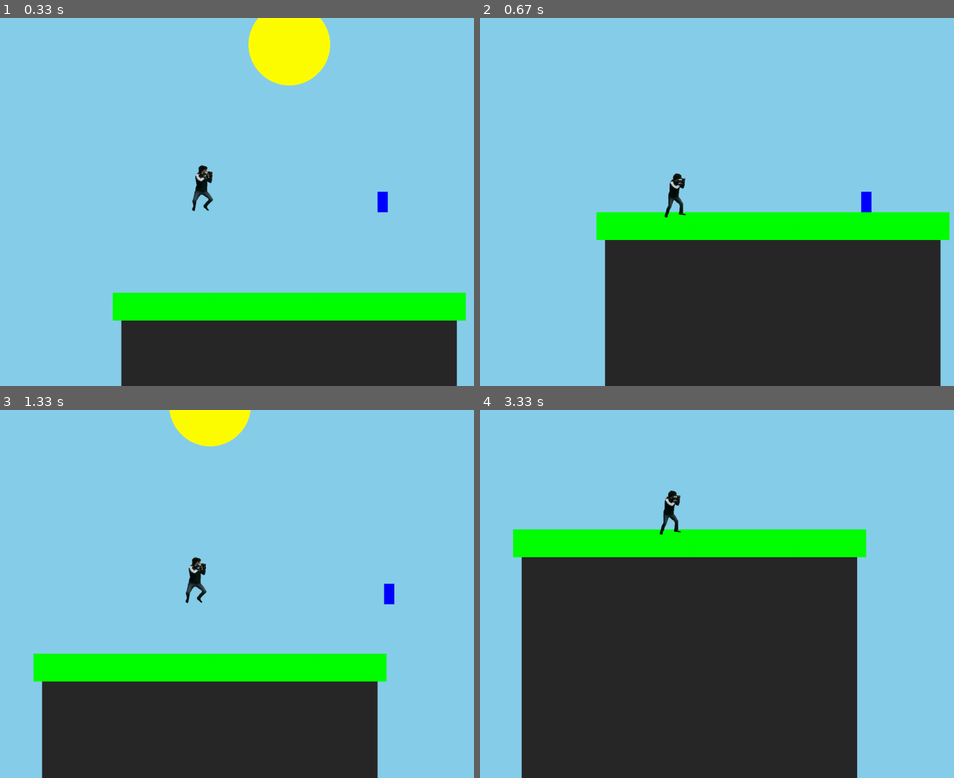
Above: before the commit, frames 1-4 (two rows, left to right).
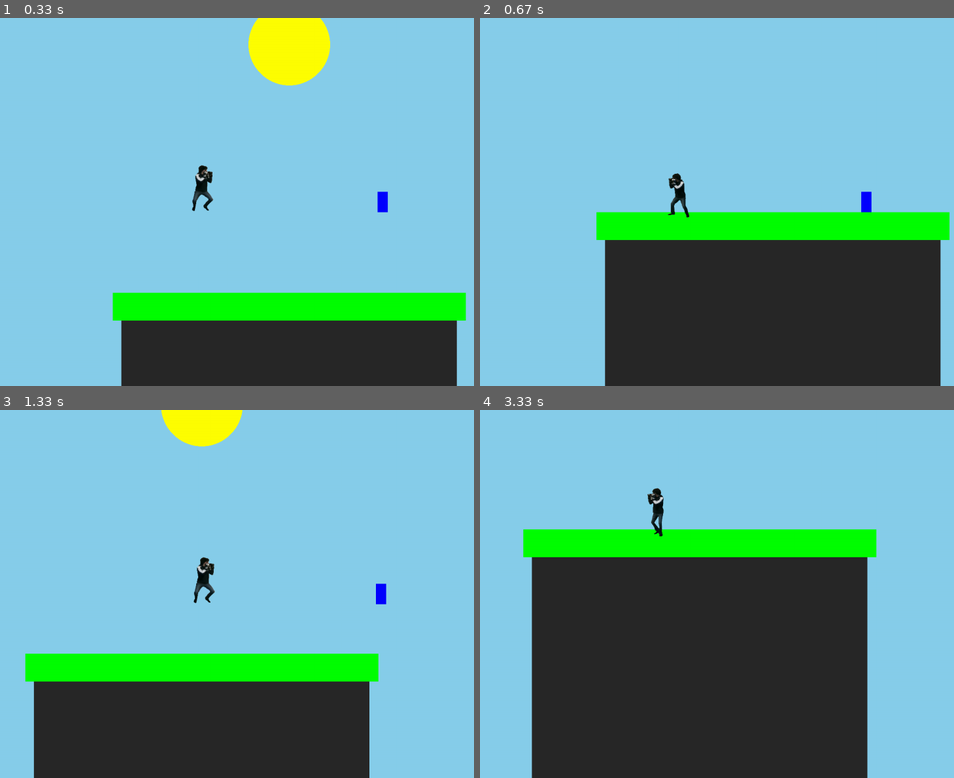
Above: after the commit, the same moments.

Repository: Isaac-Muscat/Pygame-Smash-Bros-Platformer
Game: pygame game, started from src/main.py
The game is run twice, just before and just after one commit, with the same random seed, the same clock (stepped at 60 frames per second) and the same inputs.
Inputs:
- Up to frame 1 (0.33 s): no input
- Up to frame 2 (0.67 s): tap A at 0.33 s
- Up to frame 3 (1.33 s): hold Right 0.67-1.13 s; hold D 0.67-1.13 s; hold Up from 1.17 s (still down); hold W from 1.17 s (still down)
- Up to frame 4 (3.33 s): release Up at 1.47 s; release W at 1.47 s; hold Right 1.5-1.97 s; hold D 1.5-1.97 s; hold Left 2-2.53 s; hold A 2-2.53 s; hold Down 2.57-2.87 s; hold S 2.57-2.87 s; hold Left 2.9-3.3 s; hold A 2.9-3.3 s

Frame 1 is identical in both runs. In frame 2, 0.3% of the frame differs, in the area x 38-45%, y 42-55%; in frame 3, 2.3%; in frame 4, 3.6%, in the area x 6-84%, y 21-100%.

Commit message:
Organized sprites and player class.

Diff:
--- a/src/gameobjects/obstacles/obstacles.py
+++ b/src/gameobjects/obstacles/obstacles.py
@@ -1,29 +1,38 @@
+import pygame
+
 from physics.collider2 import BoxCollider2
 
+
 class Obstacle(BoxCollider2):
-    def __init__(self, x1, y1, x2, y2):
+    def __init__(self, x1, y1, x2, y2, color):
         super().__init__(x1, y1, x2, y2)
+        self.color = color
 
     def player_collided_from_top(self, player):
         if player.velocity.y > 0 and not player.collider.p2.x < self.p1.x and not player.collider.p1.x > self.p2.x and self.p1.y <= player.collider.p2.y:
-            if player.prev_collider.p2.y <= self.p1.y and (self.p1.x < player.prev_collider.p1.x < self.p2.x or self.p1.x < player.prev_collider.p2.x < self.p2.x):
+            if player.prev_collider.p2.y <= self.p1.y and (
+                    self.p1.x < player.prev_collider.p1.x < self.p2.x or self.p1.x < player.prev_collider.p2.x < self.p2.x):
                 return True
         return False
 
     # TODO use prev_collider
     def player_collided_from_bottom(self, player):
-        if player.velocity.y<0 and not player.collider.p2.x < self.p1.x and not player.collider.p1.x > self.p2.x and player.collider.p1.y > self.p2.y > player.collider.p2.y:
+        if player.velocity.y < 0 and not player.collider.p2.x < self.p1.x and not player.collider.p1.x > self.p2.x and player.collider.p1.y > self.p2.y > player.collider.p2.y:
             return True
         return False
 
     # TODO use prev_collider
     def player_collided_from_left(self, player):
-        if player.velocity.x>0 and player.collider.p2.x > self.p1.x > player.collider.p1.x and self.p1.y:
+        if player.velocity.x > 0 and player.collider.p2.x > self.p1.x > player.collider.p1.x and self.p1.y:
             return True
         return False
 
     # TODO use prev_collider
     def player_collided_from_right(self, player):
-        if player.velocity.x<0 and not player.collider.p2.x < self.p1.x and not player.collider.p1.x > self.p2.x and player.collider.p1.y < self.p1.y < player.collider.p2.y:
+        if player.velocity.x < 0 and not player.collider.p2.x < self.p1.x and not player.collider.p1.x > self.p2.x and player.collider.p1.y < self.p1.y < player.collider.p2.y:
             return True
         return False
+
+    def draw_collider(self, screen):
+        pygame.draw.rect(screen, self.color,
+                         pygame.Rect(self.p1.x, self.p1.y, self.p2.x - self.p1.x, self.p2.y - self.p1.y))
--- a/src/gameobjects/obstacles/platform.py
+++ b/src/gameobjects/obstacles/platform.py
@@ -1,6 +1,20 @@
-from gameobjects.obstacles.obstacles import Obstacle
+from obstacles import Obstacle
 
 
 class Platform(Obstacle):
-    def __init__(self, x1, y1, x2, y2):
-        super().__init__(int(x1), int(y1), int(x2), int(y2))
+    def __init__(self, x1, y1, x2, y2, color):
+        super().__init__(int(x1), int(y1), int(x2), int(y2), color)
+
+    def handle_player_collision(self, player, time):
+        if self.player_collided_from_top(player):
+            player.jumps_left = player.jumps
+            player.velocity.y = 0
+            player.position.y = self.p1.y - player.collider.height
+            player.grounded = True
+
+        elif player.velocity.y < player.max_fallspeed:
+            player.add_gravity(player.gravity_coef)
+
+        player.add_friction(player.friction_coef)
+        player.add_drag(player.drag_coef)
+        player.update(time)
--- a/src/gameobjects/obstacles/wall.py
+++ b/src/gameobjects/obstacles/wall.py
@@ -1,6 +1,15 @@
-from gameobjects.obstacles.obstacles import Obstacle
+import pygame
+
+from obstacles import Obstacle
 
 
 class Wall(Obstacle):
-    def __init__(self, x1, y1, x2, y2):
-        super().__init__(int(x1), int(y1), int(x2), int(y2))
+    def __init__(self, x1, y1, x2, y2, color):
+        super().__init__(int(x1), int(y1), int(x2), int(y2), color)
+
+    def handle_player_collision(self, player, time):
+        pass
+
+    def draw_collider(self, screen):
+        pygame.draw.rect(screen, self.color,
+                         pygame.Rect(self.p1.x, self.p1.y, self.p2.x - self.p1.x, self.p2.y - self.p1.y))
--- a/src/gameobjects/players/isaac.py
+++ b/src/gameobjects/players/isaac.py
@@ -1,10 +1,34 @@
-from gameobjects.players.player import Player
+from player import Player
+import physics.vector2 as vec
 import settings as s
+import pygame
+
 
 class Isaac(Player):
     def __init__(self, x, y):
         super().__init__(x, y)
 
+    def process_inputs(self, event_keys, keys):
+        for key in event_keys:
+            if key == pygame.K_UP and self.jumps_left > 1 and self.frames_in_tumble == 0:
+                self.jumps_left -= 1
+                self.velocity.y = 0
+                self.add_force(self.jump_force)
+
+            if key == pygame.K_DOWN and self.frames_in_tumble == 0:
+                self.velocity.y = 0
+                self.add_force(vec.multiply(self.jump_force, -0.5))
+
+        if keys[pygame.K_LEFT] and self.velocity.x > -self.max_runspeed and self.frames_in_tumble == 0:
+            run_force = vec.multiply(self.run_force, -1)
+            self.add_force(run_force)
+            self.direction_facing = -1
+
+        if keys[pygame.K_RIGHT] and self.velocity.x < self.max_runspeed and self.frames_in_tumble == 0:
+            run_force = self.run_force
+            self.add_force(run_force)
+            self.direction_facing = 1
+
     def draw(self, screen):
         # TODO sprite stuff here
         self.collider.draw_collider(screen, s.BLUE)
--- a/src/gameobjects/players/jonah.py
+++ b/src/gameobjects/players/jonah.py
@@ -1,39 +1,62 @@
-from gameobjects.players.player import Player
+from player import Player
+import physics.vector2 as vec
 import pygame
-import settings as s
-import physics.vector2
-import math
-import time
-import threading
 
 
 class Jonah(Player):
     def __init__(self, x, y):
         super().__init__(x, y)
-        self.framecount = 0
-        self.frame1 = 10
-        self.frame2 = 20
+        self.sprites = {'jump':pygame.image.load("sprites/Jonah/jump1.png"),
+                        'walk':[pygame.image.load("sprites/Jonah/walk2.png"), pygame.image.load("sprites/Jonah/stand1.png")],
+                        'stand':pygame.image.load("sprites/Jonah/stand1.png")}
+
+        self.frame_count = 0
+        self.time_between_frames = 10
+
+    def process_inputs(self, event_keys, keys):
+        for key in event_keys:
+            if key == pygame.K_w and self.jumps_left > 1 and self.frames_in_tumble == 0:
+                self.jumps_left -= 1
+                self.velocity.y = 0
+                self.add_force(self.jump_force)
+                self.grounded = False
+
+            if key == pygame.K_s and self.frames_in_tumble == 0:
+                self.velocity.y = 0
+                self.add_force(vec.multiply(self.jump_force, -0.5))
+
+        if keys[pygame.K_a] and self.velocity.x > -self.max_runspeed and self.frames_in_tumble == 0:
+            if self.velocity.x>0 and self.grounded:
+                run_force = vec.multiply(self.run_force, -5)
+            else:
+                run_force = vec.multiply(self.run_force, -1)
+            self.add_force(run_force)
+            self.direction_facing = -1
+
+        if keys[pygame.K_d] and self.velocity.x < self.max_runspeed and self.frames_in_tumble == 0:
+            if self.velocity.x < 0 and self.grounded:
+                run_force = vec.multiply(self.run_force, 5)
+            else:
+                run_force = self.run_force
+            self.add_force(run_force)
+            self.direction_facing = 1
 
     def draw(self, screen):
-
-        if self.position.y < 690:
-            self.image = pygame.image.load("Sprites/Jonah/R/jump1.png")
-
+        # In the air
+        if not self.grounded:
+            self.image = self.sprites['jump']
+        # Walking
         elif round(self.velocity.x, 1) != 0:
-            self.framecount += 1
-            if self.framecount <= self.frame1:
-                self.image = pygame.image.load("Sprites/Jonah/R/walk2.png")
-
-            elif self.frame1 <= self.framecount <= self.frame2:
-                self.image = pygame.image.load("Sprites/Jonah/R/stand1.png")
-                if self.framecount == self.frame2:
-                    self.framecount = 0
-
+            self.image = self.sprites['walk'][self.frame_count//self.time_between_frames]
+            self.frame_count += 1
+            if self.frame_count >= self.time_between_frames*len(self.sprites['walk']):
+                self.frame_count = 0
+        # Stationary
         else:
-            self.image = pygame.image.load("Sprites/Jonah/R/stand1.png")
-
+            self.image = self.sprites['stand']
 
         self.image = pygame.transform.scale(self.image, (150, 150))
+        # Change direction of sprites
         if self.direction_facing == -1:
             self.image = pygame.transform.flip(self.image, True, False)
         screen.blit(self.image, [self.position.x - 75, self.position.y - 75])
--- a/src/gameobjects/players/player.py
+++ b/src/gameobjects/players/player.py
@@ -1,7 +1,6 @@
 from physics.rigidbody import Rigidbody
 from physics.collider2 import BoxCollider2
 import settings as s
-import physics.vector2 as vec
 from physics.vector2 import Vector2
 
 
@@ -25,14 +24,15 @@
 
         self.frames_in_tumble = 0
         self.direction_facing = 1  # 1 for player facing right and -1 for player facing left
+        self.grounded = False      # True if player is on ground and False if in the air
+        self.dash_num = 0
 
         self.size = (width, height)
         self.collider = BoxCollider2(self.position.x, self.position.y, self.position.x + self.size[0],
                                      self.position.y + self.size[1])
         self.prev_collider = self.collider.clone()
-        self.sprite = 'sprite path stuff'
 
-    def draw(self):
+    def draw(self, screen):
         print("You did not override this in the child class.")
 
     def update(self, time):
--- a/src/physics/collider2.py
+++ b/src/physics/collider2.py
@@ -1,5 +1,5 @@
-from physics.vector2 import Vector2
-import physics.vector2 as vec
+from vector2 import Vector2
+import vector2 as vec
 import pygame
 
 
--- a/src/physics/rigidbody.py
+++ b/src/physics/rigidbody.py
@@ -1,5 +1,5 @@
-import physics.vector2 as vec
-from physics.vector2 import Vector2
+import vector2 as vec
+from vector2 import Vector2
 
 
 class Rigidbody(object):
--- a/src/scenes.py
+++ b/src/scenes.py
@@ -8,7 +8,6 @@
 import gameobjects.players.isaac as i
 from physics.collider2 import CircleCollider2, BoxCollider2
 import physics.vector2 as vec
-
 
 
 class Scene(object):
@@ -91,110 +90,56 @@
     def __init__(self):
         super().__init__()
         map_multiplier = 1.5
-        self.map_s = (int(s.s_s[0]*map_multiplier), int(s.s_s[1]*map_multiplier))
-
+        self.map_s = (int(s.s_s[0] * map_multiplier), int(s.s_s[1] * map_multiplier))
+        self.offset = ((self.map_s[0] - s.s_s[0]) / 2, (self.map_s[1] - s.s_s[1]) / 2)
         self.buffer = pygame.surface.Surface(self.map_s)
 
-        # TODO self.players = [Player()] and change start pos using map_s
-        self.player_1 = j.Jonah(self.map_s[0]*0.4, self.map_s[1]*0.3)
-        self.player_2 = i.Isaac(self.map_s[0]*0.6, self.map_s[1]*0.3)
+        self.players = [j.Jonah(self.map_s[0] * 0.4, self.map_s[1] * 0.3),
+                        i.Isaac(self.map_s[0] * 0.6, self.map_s[1] * 0.3)]
 
-        self.floor = platform.Platform(self.map_s[0] * 0.3, self.map_s[1] * 0.6, self.map_s[0] * 0.7, self.map_s[1] * 0.55)
-        self.pillar = wall.Wall(self.map_s[0] * 0.31, self.map_s[1] * 0.6, self.map_s[0] * 0.69, self.map_s[1])
+        self.obstacles = [platform.Platform(self.map_s[0] * 0.3, self.map_s[1] * 0.6, self.map_s[0] * 0.7, self.map_s[1] * 0.55, s.GREEN),
+                          wall.Wall(self.map_s[0] * 0.31, self.map_s[1] * 0.6, self.map_s[0] * 0.69, self.map_s[1], s.GREY)]
 
         # BACKGROUND
-        self.sun = CircleCollider2(self.map_s[0]/2, self.map_s[1]*0.2/2, 100).set_active(False)
+        self.sun = CircleCollider2(self.map_s[0] / 2, self.map_s[1] * 0.2 / 2, 100).set_active(False)
 
     def process_input(self, events, keys):
+        event_keys = []
         for event in events:
             if event.type == pygame.KEYDOWN:
-                if event.key == pygame.K_w and self.player_1.jumps_left > 1 and self.player_1.frames_in_tumble == 0:
-                    self.player_1.jumps_left -= 1
-                    self.player_1.velocity.y = 0
-                    self.player_1.add_force(self.player_1.jump_force)
-
-                if event.key == pygame.K_s and self.player_1.frames_in_tumble == 0:
-                    self.player_1.velocity.y = 0
-                    self.player_1.add_force(vec.multiply(self.player_1.jump_force, -0.5))
-
-                if event.key == pygame.K_UP and self.player_2.jumps_left > 1 and self.player_2.frames_in_tumble == 0:
-                    self.player_2.jumps_left -= 1
-                    self.player_2.velocity.y = 0
-                    self.player_2.add_force(self.player_2.jump_force)
-
-                if event.key == pygame.K_DOWN and self.player_2.frames_in_tumble == 0:
-                    self.player_2.velocity.y = 0
-                    self.player_2.add_force(vec.multiply(self.player_2.jump_force, -0.5))
-
-        if keys[pygame.K_a] and self.player_1.velocity.x > -self.player_1.max_runspeed and self.player_1.frames_in_tumble == 0:
-            run_force = vec.multiply(self.player_1.run_force, -1)
-            self.player_1.add_force(run_force)
-            self.player_1.direction_facing = -1
-
-        if keys[pygame.K_d] and self.player_1.velocity.x < self.player_1.max_runspeed and self.player_1.frames_in_tumble == 0:
-            run_force = self.player_1.run_force
-            self.player_1.add_force(run_force)
-            self.player_1.direction_facing = 1
-
-        if keys[pygame.K_LEFT] and self.player_2.velocity.x > -self.player_2.max_runspeed and self.player_2.frames_in_tumble == 0:
-            run_force = vec.multiply(self.player_2.run_force, -1)
-            self.player_2.add_force(run_force)
-            self.player_2.direction_facing = -1
-
-        if keys[pygame.K_RIGHT] and self.player_2.velocity.x < self.player_2.max_runspeed and self.player_2.frames_in_tumble == 0:
-            run_force = self.player_2.run_force
-            self.player_2.add_force(run_force)
-            self.player_2.direction_facing = 1
+                event_keys.append(event.key)
+        for player in self.players:
+            player.process_inputs(event_keys, keys)
 
     def update(self, time):
+        for player in self.players:
+            for obstacle in self.obstacles:
+                obstacle.handle_player_collision(player, time)
 
-        if self.floor.player_collided_from_top(self.player_1):
-            self.player_1.jumps_left = self.player_1.jumps
-            self.player_1.velocity.y = 0
-            self.player_1.position.y = self.floor.p1.y - self.player_1.collider.height
-
-        elif self.player_1.velocity.y < self.player_1.max_fallspeed:
-            self.player_1.add_gravity(self.player_1.gravity_coef)
-
-        self.player_1.add_friction(self.player_1.friction_coef)
-        self.player_1.add_drag(self.player_1.drag_coef)
-        self.player_1.update(time)
-
-        if self.floor.player_collided_from_top(self.player_2):
-            self.player_2.jumps_left = self.player_1.jumps
-            self.player_2.velocity.y = 0
-            self.player_2.position.y = self.floor.p1.y - self.player_2.collider.height
-
-        elif self.player_2.velocity.y < self.player_2.max_fallspeed:
-            self.player_2.add_gravity(self.player_2.gravity_coef)
-
-        if self.player_1.position.x < self.player_2.position.x:
-            self.player_1.direction_facing = 1
-            self.player_2.direction_facing = -1
-        elif self.player_1.position.x > self.player_2.position.x:
-            self.player_1.direction_facing = -1
-            self.player_2.direction_facing = 1
-
-        self.player_2.add_friction(self.player_2.friction_coef)
-        self.player_2.add_drag(self.player_2.drag_coef)
-        self.player_2.update(time)
+        # Uncomment for players to face each other disregarding input
+        '''if self.players[0].position.x < self.players[1].position.x:
+            self.players[0].direction_facing = 1
+            self.players[1].direction_facing = -1
+        elif self.players[0].position.x > self.players[1].position.x:
+            self.players[0].direction_facing = -1
+            self.players[1].direction_facing = 1'''
 
     def display(self, screen):
+        # Display background
         self.buffer.fill(s.SKYBLUE)
         self.sun.draw_collider(self.buffer, s.YELLOW)
-        self.pillar.draw_collider(self.buffer, s.GREY)
-        self.floor.draw_collider(self.buffer, s.GREEN)
-        self.player_1.draw(self.buffer)
-        self.player_2.draw(self.buffer)
 
-        # Handle zooming and translating the camera view
-        dist_x = (self.player_2.collider.center.x + self.player_1.collider.center.x)/2
-        dist_y = (self.player_2.collider.center.y + self.player_1.collider.center.y)/2
-        translation = vec.Vector2(vec.clamp((self.map_s[0]/2) - dist_x, (s.s_s[0]-self.map_s[0])/2,(self.map_s[0] - s.s_s[0])/2),
-                                  vec.clamp((self.map_s[1]/2) - dist_y, (s.s_s[1]-self.map_s[1])/2,(self.map_s[1] - s.s_s[1])/2))
-        # dist = math.sqrt(dist_x**2 + dist_y**2)
-        zoom = (vec.clamp(int(self.map_s[0]), s.s_s[0], self.map_s[0]*2),
-                vec.clamp(int(self.map_s[1]), s.s_s[1], self.map_s[1]*2))
-        offset = ((zoom[0] - s.s_s[0]) / 2, (zoom[1] - s.s_s[1]) / 2)
-        screen.blit(pygame.transform.scale(self.buffer, zoom),
-                    (translation.x - offset[0], translation.y - offset[1]))
+        # Display physics objects
+        for obstacle in self.obstacles:
+            obstacle.draw_collider(self.buffer)
+        for player in self.players:
+            player.draw(self.buffer)
+
+        # Handle translating the camera view
+        dist_x = (self.players[0].collider.center.x + self.players[1].collider.center.x) / 2
+        dist_y = (self.players[0].collider.center.y + self.players[1].collider.center.y) / 2
+        translation = vec.Vector2(
+            vec.clamp((self.map_s[0] / 2) - dist_x, (s.s_s[0] - self.map_s[0]) / 2, (self.map_s[0] - s.s_s[0]) / 2),
+            vec.clamp((self.map_s[1] / 2) - dist_y, (s.s_s[1] - self.map_s[1]) / 2, (self.map_s[1] - s.s_s[1]) / 2))
+        screen.blit(pygame.transform.scale(self.buffer, self.map_s),
+                    (translation.x - self.offset[0], translation.y - self.offset[1]))
Renamed: src/Sprites/Jonah/R/jump1.png -> sprites/Jonah/jump1.png
Renamed: src/Sprites/Jonah/R/latk.png -> sprites/Jonah/latk.png
Renamed: src/Sprites/Jonah/R/stand1.png -> sprites/Jonah/stand1.png
Renamed: src/Sprites/Jonah/R/walk1.png -> sprites/Jonah/walk1.png
Renamed: src/Sprites/Jonah/R/walk2.png -> sprites/Jonah/walk2.png
Renamed: src/Sprites/Jonah/R/walk3.png -> sprites/Jonah/walk3.png
Empty file removed: src/Sprites/allSprites.py
